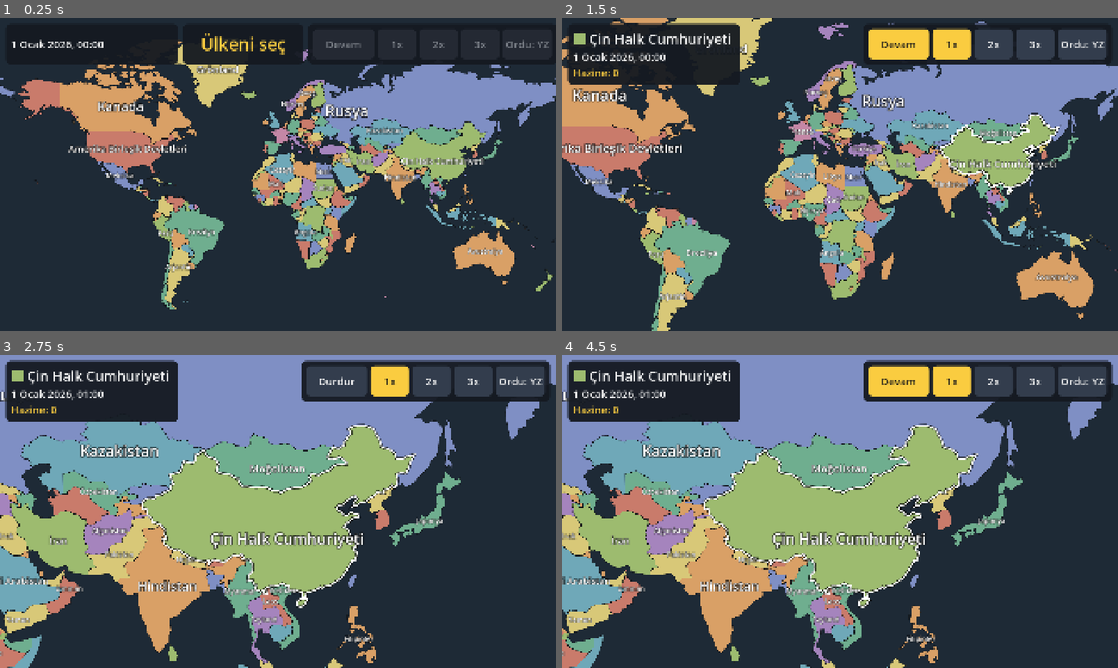
Above: before the commit, frames 1-4 (two rows, left to right).
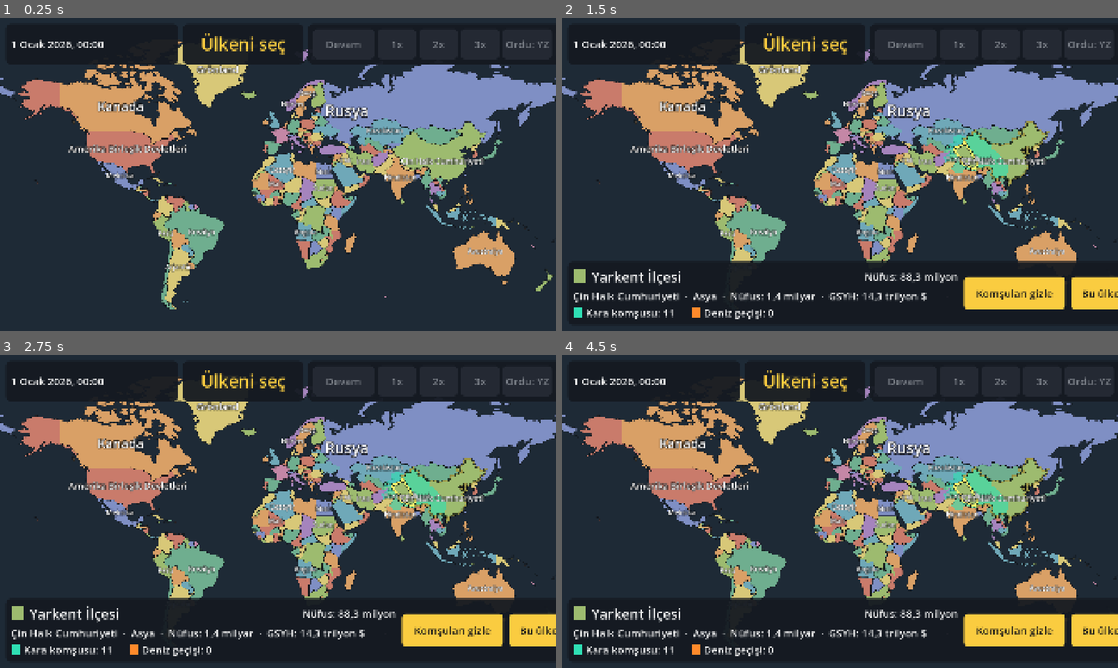
Above: after the commit, the same moments.

Repository: mem1nce/Strategy
Game: Godot game, scene res://scenes/main.tscn
Two runs of this game, one before a commit and one after it. Both use one fixed random seed, a clock stepped at 60 frames per second and the inputs below.
Inputs (mouse positions are in pixels of both pictures, inside the frame that each line leads up to):
- Up to frame 1 (0.25 s): no input
- Up to frame 2 (1.5 s): tap Enter at 0.5 s; move the mouse to (962, 158) at 0.52 s; click (962, 158) at 0.67 s; click (1062, 287) at 1.25 s, where only the run before the commit has a clickable "Bu ülkeyle oyna"
- Up to frame 3 (2.75 s): click (339, 380) at 2 s, where only the run before the commit has a clickable "Devam"
- Up to frame 4 (4.5 s): click (901, 380) at 2.75 s, where only the run before the commit has a clickable "Durdur"; click (1012, 630) at 3.5 s, where only the run after the commit has a clickable "Komşuları gizle"; click (1012, 630) at 4.25 s, where only the run after the commit has a clickable "Komşuları göster"

The runs differ from the first frame. In frame 2, 46% of the frame differs, in the area x 0-100%, y 0-100%; in frame 3, 63%; in frame 4, 64%.

Commit message:
Güç sıralaması paneli eklendi; kırılgan YZ sınaması düzeltildi
Üst çubuktaki "Sıralama" düğmesi, ilk 10 ülkeyi ve oyuncunun kendi
sırasını güç sırasına göre gösteriyor (Oyun.guc_siralamasi(),
SiralamaPaneli). Ayrıca yapay_zeka_testi.gd'deki paylaşılan RNG'den
kaynaklanan ara sıra başarısız olan bir sınama, savaş ilanı
rastgeleliği kapatılarak deterministik hale getirildi.

Co-Authored-By: Claude Sonnet 5 <noreply@anthropic.com>

Diff:
--- a/scripts/arayuz/arayuz.gd
+++ b/scripts/arayuz/arayuz.gd
@@ -18,6 +18,8 @@
 signal sonuc_kapatildi
 ## Oyuncu "Ordu: YZ" düğmesini açıp kapadığında yayılır.
 signal yz_yonetimi_degisti(acik: bool)
+## Oyuncu "Sıralama" düğmesini açtığında yayılır (güncel veri main.gd'den istenir).
+signal siralama_istendi
 
 ## Kaybetme başlığının rengi (üzüntü/tehlike).
 const KAYBETME_RENGI: Color = Color("#e05b5b")
@@ -31,6 +33,7 @@
 var _bolge_paneli: BolgePaneli = null
 var _birlik_paneli: BirlikPaneli = null
 var _sonuc_paneli: SonucPaneli = null
+var _siralama_paneli: SiralamaPaneli = null
 
 
 func kur(dunya: Dunya) -> void:
@@ -55,6 +58,7 @@
 	_ust_cubuk = UstCubuk.new()
 	dikey.add_child(_ust_cubuk)
 	_ust_cubuk.yz_yonetimi_degisti.connect(func(acik: bool) -> void: yz_yonetimi_degisti.emit(acik))
+	_ust_cubuk.siralama_degisti.connect(_siralama_degisti)
 
 	var bosluk: Control = Control.new()
 	bosluk.size_flags_vertical = Control.SIZE_EXPAND_FILL
@@ -79,6 +83,13 @@
 	_sonuc_paneli = SonucPaneli.new()
 	sonuc_ortalayici.add_child(_sonuc_paneli)
 	_sonuc_paneli.kapat_basildi.connect(func() -> void: sonuc_kapatildi.emit())
+
+	var siralama_ortalayici: CenterContainer = CenterContainer.new()
+	siralama_ortalayici.mouse_filter = Control.MOUSE_FILTER_IGNORE
+	siralama_ortalayici.set_anchors_and_offsets_preset(Control.PRESET_FULL_RECT)
+	kok.add_child(siralama_ortalayici)
+	_siralama_paneli = SiralamaPaneli.new()
+	siralama_ortalayici.add_child(_siralama_paneli)
 
 	get_viewport().size_changed.connect(_guvenli_alani_uygula)
 	_guvenli_alani_uygula()
@@ -124,6 +135,18 @@
 	_ust_cubuk.yz_yonetimini_goster(acik)
 
 
+## Güç sıralamasını ortada gösterir. `siralama`, Oyun.guc_siralamasi()'nin döndürdüğü listedir.
+func siralamayi_goster(siralama: Array[Dictionary], oyuncu_ulkesi: String) -> void:
+	_siralama_paneli.goster(siralama, _dunya, oyuncu_ulkesi)
+
+
+func _siralama_degisti(acik: bool) -> void:
+	if acik:
+		siralama_istendi.emit()
+	else:
+		_siralama_paneli.hide()
+
+
 ## Arayüzü çentik ve yuvarlak köşelerin dışında, güvenli alanın içinde tutar.
 func _guvenli_alani_uygula() -> void:
 	var sol: float = 0.0
--- /dev/null
+++ b/scripts/arayuz/siralama_paneli.gd
@@ -0,0 +1,84 @@
+class_name SiralamaPaneli
+extends PanelContainer
+## Üst çubuktaki "Sıralama" düğmesiyle açılıp kapanan, güç sıralamasını gösteren panel:
+## ilk 10 ülke, oyuncunun ülkesi ilk 10'da değilse ayrıca bir ayraçla.
+
+const GENISLIK: float = 560.0
+const BASLIK_YAZI_BOYUTU: int = 40
+const SATIR_YAZI_BOYUTU: int = 32
+const RENK_KUTUSU_BOYUTU: float = 28.0
+
+var _dikey: VBoxContainer = null
+
+
+func _ready() -> void:
+	custom_minimum_size = Vector2(GENISLIK, 0.0)
+	_dikey = VBoxContainer.new()
+	_dikey.add_theme_constant_override("separation", 6)
+	add_child(_dikey)
+	hide()
+
+
+## `siralama`, Oyun.guc_siralamasi()'nin döndürdüğü listedir (büyükten küçüğe sıralı).
+func goster(siralama: Array[Dictionary], dunya: Dunya, oyuncu_ulkesi: String) -> void:
+	for cocuk: Node in _dikey.get_children():
+		_dikey.remove_child(cocuk)
+		cocuk.queue_free()
+
+	var baslik: Label = Label.new()
+	baslik.text = "Güç sıralaması"
+	baslik.add_theme_font_size_override("font_size", BASLIK_YAZI_BOYUTU)
+	_dikey.add_child(baslik)
+
+	var oyuncu_sirasi: int = -1
+	var sinir: int = mini(10, siralama.size())
+	for i: int in sinir:
+		if siralama[i]["ulke_id"] == oyuncu_ulkesi:
+			oyuncu_sirasi = i
+		_satir_ekle(i + 1, siralama[i], dunya, siralama[i]["ulke_id"] == oyuncu_ulkesi)
+
+	if oyuncu_ulkesi != "" and oyuncu_sirasi == -1:
+		for i: int in range(sinir, siralama.size()):
+			if siralama[i]["ulke_id"] == oyuncu_ulkesi:
+				_dikey.add_child(HSeparator.new())
+				_satir_ekle(i + 1, siralama[i], dunya, true)
+				break
+
+	show()
+
+
+func _satir_ekle(sira: int, oge: Dictionary, dunya: Dunya, vurgulu: bool) -> void:
+	var ulke: Ulke = dunya.ulkeler.get(oge["ulke_id"])
+	if ulke == null:
+		return
+	var satir: HBoxContainer = HBoxContainer.new()
+	satir.add_theme_constant_override("separation", 12)
+	_dikey.add_child(satir)
+
+	var sira_etiketi: Label = Label.new()
+	sira_etiketi.text = "%d." % sira
+	sira_etiketi.custom_minimum_size = Vector2(50.0, 0.0)
+	satir.add_child(sira_etiketi)
+
+	var renk_kutusu: ColorRect = ColorRect.new()
+	renk_kutusu.color = HaritaGorunumu.ulke_rengi(ulke)
+	renk_kutusu.custom_minimum_size = Vector2(RENK_KUTUSU_BOYUTU, RENK_KUTUSU_BOYUTU)
+	renk_kutusu.size_flags_vertical = Control.SIZE_SHRINK_CENTER
+	renk_kutusu.mouse_filter = Control.MOUSE_FILTER_IGNORE
+	satir.add_child(renk_kutusu)
+
+	var ad: Label = Label.new()
+	ad.text = ulke.ad
+	ad.size_flags_horizontal = Control.SIZE_EXPAND_FILL
+	ad.text_overrun_behavior = TextServer.OVERRUN_TRIM_ELLIPSIS
+	satir.add_child(ad)
+
+	var guc: Label = Label.new()
+	guc.text = str(roundi(oge["guc"]))
+	satir.add_child(guc)
+
+	if vurgulu:
+		for etiket: Label in [sira_etiketi, ad, guc]:
+			etiket.add_theme_color_override("font_color", ArayuzTemasi.ETKIN_RENK)
+	for etiket: Label in [sira_etiketi, ad, guc]:
+		etiket.add_theme_font_size_override("font_size", SATIR_YAZI_BOYUTU)
--- a/scripts/arayuz/ust_cubuk.gd
+++ b/scripts/arayuz/ust_cubuk.gd
@@ -6,9 +6,12 @@
 
 ## "Ordu: YZ" açılıp kapandığında yayılır.
 signal yz_yonetimi_degisti(acik: bool)
+## "Sıralama" düğmesi açılıp kapandığında yayılır.
+signal siralama_degisti(acik: bool)
 
 const SOL_PANEL_GENISLIGI: float = 560.0
 const YZ_DUGMESI_BOYUTU: Vector2 = Vector2(170.0, 104.0)
+const SIRALAMA_DUGMESI_BOYUTU: Vector2 = Vector2(190.0, 104.0)
 
 var _ulke_sirasi: HBoxContainer = null
 var _ulke_rengi: ColorRect = null
@@ -19,6 +22,7 @@
 var _durdur: Button = null
 var _hiz_dugmeleri: Array[Button] = []
 var _yz_yonetimi: Button = null
+var _siralama: Button = null
 
 
 func _ready() -> void:
@@ -124,6 +128,10 @@
 	_yz_yonetimi.pressed.connect(_yz_yonetimi_basildi)
 	sira.add_child(_yz_yonetimi)
 
+	_siralama = _dugme_olustur("Sıralama", SIRALAMA_DUGMESI_BOYUTU)
+	_siralama.pressed.connect(_siralama_basildi)
+	sira.add_child(_siralama)
+
 
 func _dugme_olustur(metin: String, boyut: Vector2) -> Button:
 	var dugme: Button = Button.new()
@@ -153,6 +161,10 @@
 	_yz_yonetimi.set_pressed_no_signal(acik)
 
 
+func _siralama_basildi() -> void:
+	siralama_degisti.emit(_siralama.button_pressed)
+
+
 func _saat_gecti(_toplam_saat: int) -> void:
 	_tarih.text = Zaman.tarih_metni()
 
@@ -168,3 +180,4 @@
 		_hiz_dugmeleri[i].set_pressed_no_signal(Zaman.hiz == i + 1 and not Zaman.kilitli)
 		_hiz_dugmeleri[i].disabled = Zaman.kilitli
 	_yz_yonetimi.disabled = Zaman.kilitli
+	_siralama.disabled = Zaman.kilitli
--- a/scripts/main.gd
+++ b/scripts/main.gd
@@ -65,6 +65,7 @@
 	_arayuz.savas_istendi.connect(_savas_istendi)
 	_arayuz.baris_istendi.connect(_baris_istendi)
 	_arayuz.yz_yonetimi_degisti.connect(func(acik: bool) -> void: _oyun.yz_oyuncuyu_yonetsin = acik)
+	_arayuz.siralama_istendi.connect(func() -> void: _arayuz.siralamayi_goster(_oyun.guc_siralamasi(), _oyun.oyuncu_ulkesi))
 
 	if not kayit.is_empty() and _oyun.oyuncu_secildi_mi():
 		_oyuncu_secildi(_oyun.oyuncu_ulkesi)
--- a/scripts/sim/oyun.gd
+++ b/scripts/sim/oyun.gd
@@ -440,6 +440,19 @@
 	return toplam
 
 
+## Hâlâ var olan (en az bir bölgesi kalan) her ülkeyi toplam askeri gücüne göre büyükten
+## küçüğe sıralar. Her öge `{"ulke_id": String, "guc": float}`. Arayüzdeki güç sıralaması
+## paneli için.
+func guc_siralamasi() -> Array[Dictionary]:
+	var sonuc: Array[Dictionary] = []
+	for ulke: Ulke in dunya.ulke_listesi:
+		if dunya.ulkenin_bolgeleri(ulke.id).is_empty():
+			continue
+		sonuc.append({"ulke_id": ulke.id, "guc": _ulkenin_toplam_gucu(ulke.id)})
+	sonuc.sort_custom(func(a: Dictionary, b: Dictionary) -> bool: return a["guc"] > b["guc"])
+	return sonuc
+
+
 func _savas_anahtari(ulke_a: String, ulke_b: String) -> String:
 	return "%s|%s" % [ulke_a, ulke_b] if ulke_a < ulke_b else "%s|%s" % [ulke_b, ulke_a]
 
--- a/tests/calistirici.gd
+++ b/tests/calistirici.gd
@@ -23,6 +23,7 @@
 	preload("res://tests/sim/yz_savas_testi.gd"),
 	preload("res://tests/sim/kayit_testi.gd"),
 	preload("res://tests/sim/sonuc_testi.gd"),
+	preload("res://tests/sim/siralama_testi.gd"),
 ]
 
 
--- /dev/null
+++ b/tests/sim/siralama_testi.gd
@@ -0,0 +1,50 @@
+extends RefCounted
+## Oyun.guc_siralamasi()'nı sınar: büyükten küçüğe sıralı, teslim olmuş ülke yok, her
+## yaşayan ülke tam bir kez var.
+
+
+func _kurulu_oyun() -> Oyun:
+	var dunya: Dunya = Dunya.yukle()
+	return Oyun.new(dunya)
+
+
+func sina_siralama_buyukten_kucuge_siralidir() -> String:
+	var oyun: Oyun = _kurulu_oyun()
+	var siralama: Array[Dictionary] = oyun.guc_siralamasi()
+	if siralama.size() < 2:
+		return "Sınama için en az 2 ülke gerekli, sınama kurulamadı."
+	for i: int in siralama.size() - 1:
+		if siralama[i]["guc"] < siralama[i + 1]["guc"]:
+			return "Sıralama büyükten küçüğe olmalı: %d. sıra (%.1f) < %d. sıra (%.1f)" % [
+				i, siralama[i]["guc"], i + 1, siralama[i + 1]["guc"]]
+	return ""
+
+
+func sina_siralamada_her_yasayan_ulke_bir_kez_var() -> String:
+	var oyun: Oyun = _kurulu_oyun()
+	var siralama: Array[Dictionary] = oyun.guc_siralamasi()
+	var gorulen: Dictionary[String, bool] = {}
+	for oge: Dictionary in siralama:
+		var ulke_id: String = oge["ulke_id"]
+		if gorulen.has(ulke_id):
+			return "%s sıralamada birden fazla kez var." % ulke_id
+		gorulen[ulke_id] = true
+	if siralama.size() != oyun.dunya.ulke_listesi.size():
+		return "Henüz hiç ülke teslim olmadı; sıralama bütün ülkeleri içermeli (%d != %d)." % [
+			siralama.size(), oyun.dunya.ulke_listesi.size()]
+	return ""
+
+
+func sina_teslim_olmus_ulke_siralamada_yok() -> String:
+	var oyun: Oyun = _kurulu_oyun()
+	var ulke: Ulke = oyun.dunya.ulke_listesi[0]
+	if ulke.id == "TUR":
+		ulke = oyun.dunya.ulke_listesi[1]
+	for bolge: Bolge in oyun.dunya.ulkenin_bolgeleri(ulke.id):
+		bolge.sahip = "TUR"
+
+	var siralama: Array[Dictionary] = oyun.guc_siralamasi()
+	for oge: Dictionary in siralama:
+		if oge["ulke_id"] == ulke.id:
+			return "%s'in artık hiç bölgesi yok, sıralamada görünmemeli." % ulke.id
+	return ""
--- a/tests/sim/yapay_zeka_testi.gd
+++ b/tests/sim/yapay_zeka_testi.gd
@@ -35,6 +35,9 @@
 	oyun.oyuncuyu_sec("TUR")
 	oyun.yz_oyuncuyu_yonetsin = true
 	oyun.hazineler["TUR"] = 100000.0
+	# Savaş ilanı rastgeleliği bu sınamayla alakasız; kapatılmazsa TUR şans eseri savaş
+	# ilan edip inşa yerine saldırı dalına girebilir (kırılgan sınama).
+	oyun._yz_savas_ilani_olasiligi = 0.0
 	var dusunme_saati: int = oyun._ulkenin_dusunme_saati("TUR")
 
 	oyun._yapay_zekayi_isle(dusunme_saati)
@@ -64,6 +67,9 @@
 	if ulke.id == "TUR":
 		ulke = oyun.dunya.ulke_listesi[1]
 	oyun.hazineler[ulke.id] = 100000.0
+	# Savaş ilanı rastgeleliği bu sınamayla alakasız; kapatılmazsa ülke şans eseri savaş
+	# ilan edip inşa yerine saldırı dalına girebilir (kırılgan sınama).
+	oyun._yz_savas_ilani_olasiligi = 0.0
 	var dusunme_saati: int = oyun._ulkenin_dusunme_saati(ulke.id)
 
 	oyun._yapay_zekayi_isle(dusunme_saati)
Not shown, added: scripts/arayuz/siralama_paneli.gd.uid
Not shown, added: tests/sim/siralama_testi.gd.uid
Not shown, changed: DEVAM.md
Not shown, changed: TASARIM.md
